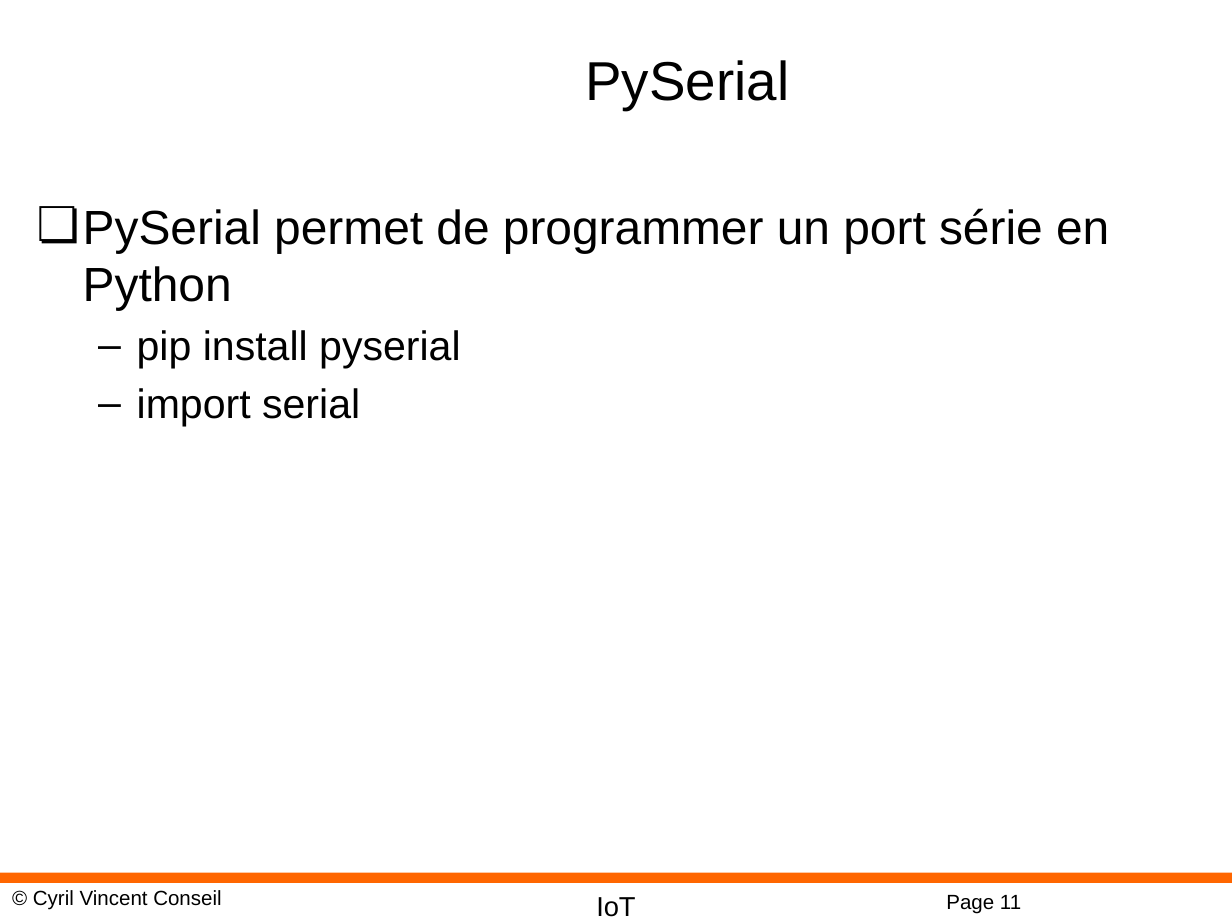
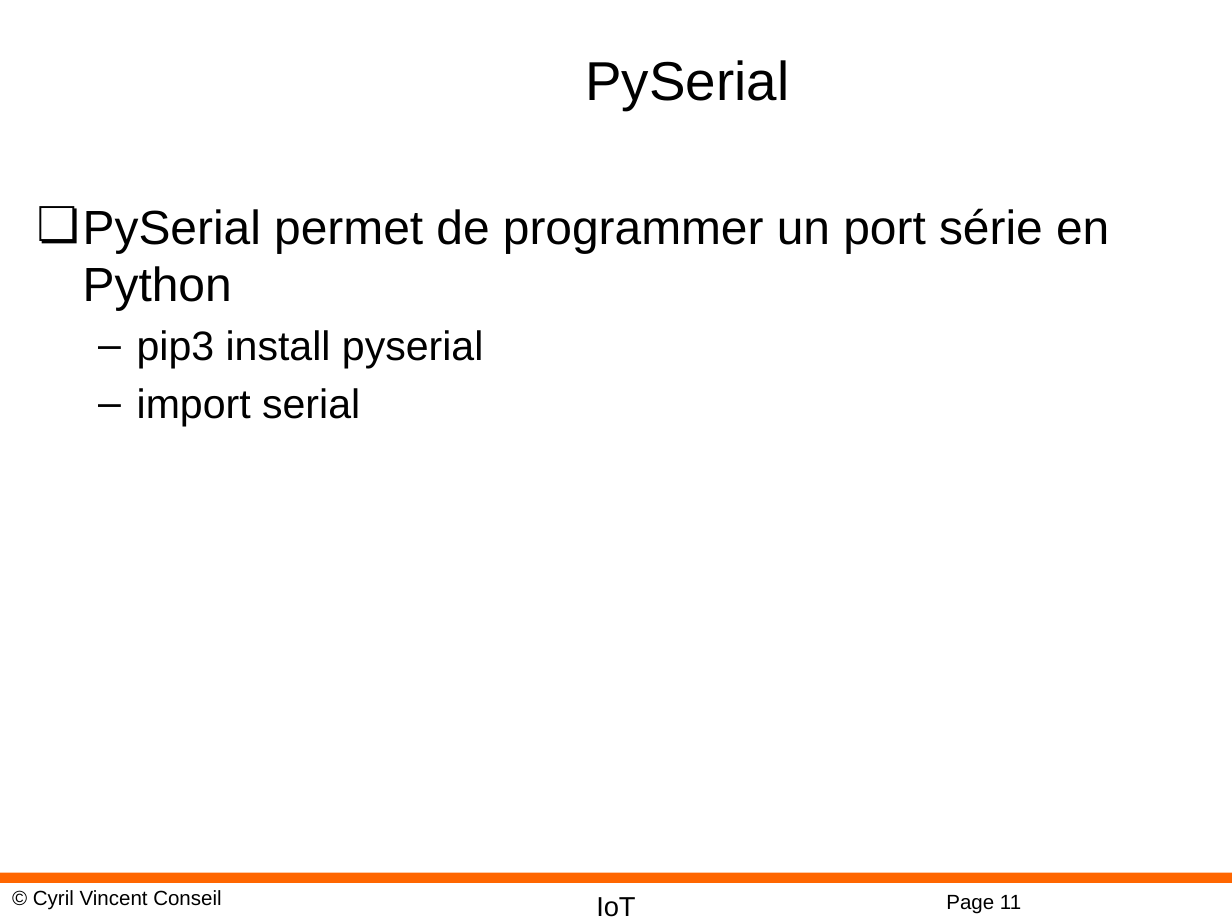
Before and after one commit to cyrilvincent/IoT, a slide deck: slide 11 of ppt/IoT08-Wire.pptx. Drawn at 1232x924 pixels with LibreOffice and Linux fonts; fonts in the diff are those of the drawing; background and template pictures are left out. Boxes give left, top, right and bottom in pixels: in the first picture for what was removed or moved away, otherwise in the second. Text is boxed around its words. In the diff, an @@ line names an element or a change of style, - is before the commit and + after.

```diff
--- a/ppt/IoT08-Wire.pptx
+++ b/ppt/IoT08-Wire.pptx
@@ text at [137, 330, 484, 369]: text changed @@
-  – pip install pyserial
+  – pip3 install pyserial
```
Also in this commit, not shown: 2 other slides changed, 35 other files.
